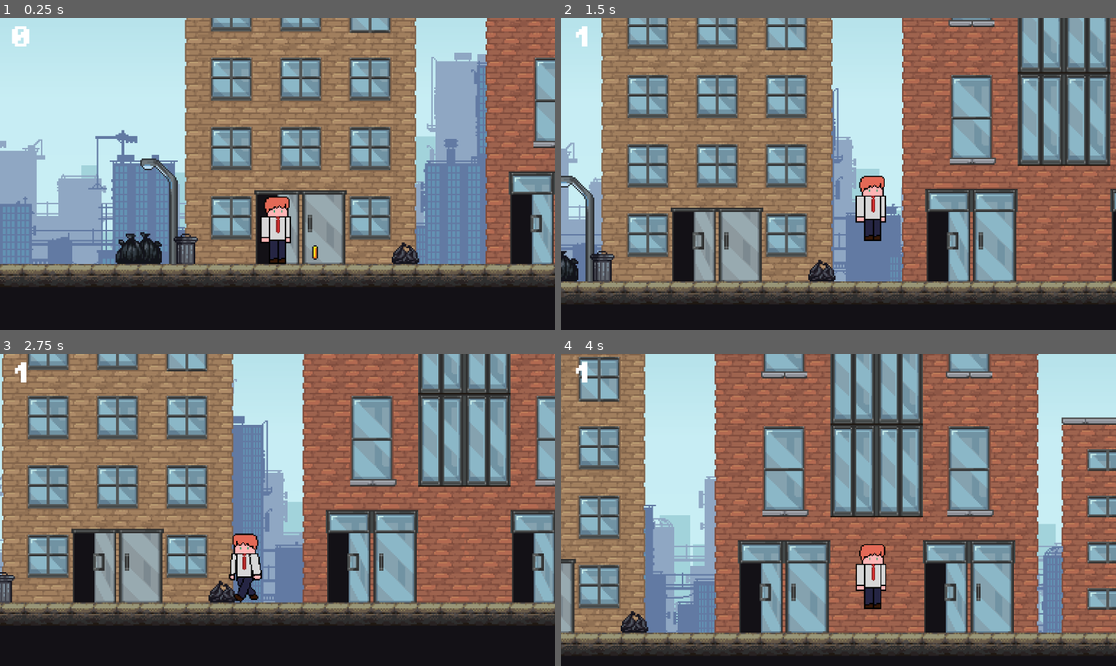
Above: before the commit, frames 1-4 (two rows, left to right).
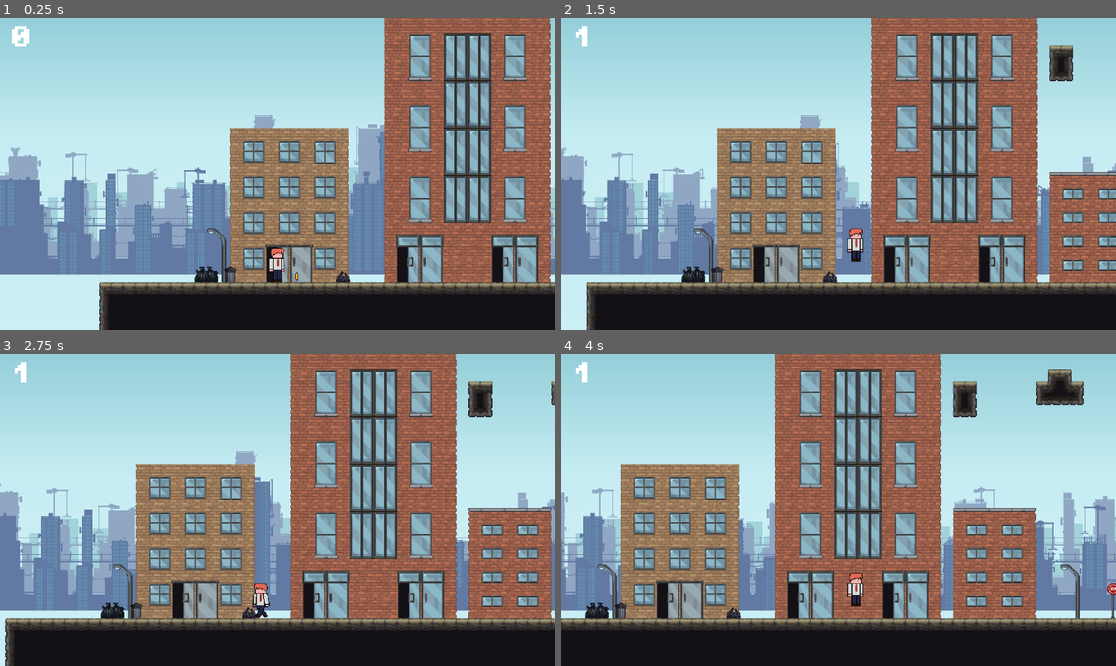
Above: after the commit, the same moments.

Repository: naziae23/brackeys-game-jam-2026
Game: Godot game, scene res://scenes/sample_level2.tscn
The game is run twice, just before and just after one commit, with the same random seed, the same clock (stepped at 60 frames per second) and the same inputs.
Inputs:
- Up to frame 1 (0.25 s): no input
- Up to frame 2 (1.5 s): hold D (move_right) from 0.53 s (still down); tap W (move_up) at 0.6, 0.77, 1.07 s; tap Space (dash) at 1.35 s
- Up to frame 3 (2.75 s): tap W (move_up) at 1.52, 1.55, 1.82, 2.3 s; release D (move_right) at 2.03 s; hold A (move_left) from 2.03 s (still down); hold Shift (glide) from 2.03 s (still down)
- Up to frame 4 (4 s): release A (move_left) at 2.78 s; release Shift (glide) at 2.78 s; hold D (move_right) from 2.78 s (still down); tap W (move_up) at 2.85, 3.02, 3.32, 3.77, 3.8 s; tap Space (dash) at 3.6 s

The runs differ from the first frame. In frame 1, 69% of the frame differs, in the area x 0-100%, y 0-100%; in frame 2, 73%; in frame 3, 74%; in frame 4, 79%, in the area x 0-100%, y 0-97%.

Commit message:
moving ground works for only one instance

Diff:
--- a/scenes/moving_ground.tscn
+++ b/scenes/moving_ground.tscn
@@ -1,11 +1,65 @@
 [gd_scene format=3 uid="uid://b4m7tocuxtswg"]
 
 [ext_resource type="Texture2D" uid="uid://d2bd0wk0alcwn" path="res://assets/GandalfHardcore City Tiles/GandalfHardcore city tiles 32x32.png" id="1_2m5ld"]
+[ext_resource type="Script" uid="uid://b45xbc4biy10d" path="res://scripts/moving_ground.gd" id="1_v6rgi"]
 
 [sub_resource type="RectangleShape2D" id="RectangleShape2D_2m5ld"]
 size = Vector2(50, 18)
 
+[sub_resource type="Animation" id="Animation_spk6w"]
+length = 0.001
+tracks/0/type = "value"
+tracks/0/imported = false
+tracks/0/enabled = true
+tracks/0/path = NodePath(".:position")
+tracks/0/interp = 1
+tracks/0/loop_wrap = true
+tracks/0/keys = {
+"times": PackedFloat32Array(0),
+"transitions": PackedFloat32Array(1),
+"update": 0,
+"values": [Vector2(873, 25)]
+}
+
+[sub_resource type="Animation" id="Animation_tngvs"]
+resource_name = "move_up"
+length = 2.0
+tracks/0/type = "value"
+tracks/0/imported = false
+tracks/0/enabled = true
+tracks/0/path = NodePath(".:position")
+tracks/0/interp = 1
+tracks/0/loop_wrap = true
+tracks/0/keys = {
+"times": PackedFloat32Array(0, 0.15, 0.3, 0.4, 2),
+"transitions": PackedFloat32Array(1, 1, 1, 1, 1),
+"update": 0,
+"values": [Vector2(0, 0), Vector2(4.54, 0), Vector2(-4.525, 0), Vector2(0, 0), Vector2(0, -67.24)]
+}
+
+[sub_resource type="AnimationLibrary" id="AnimationLibrary_v6rgi"]
+_data = {
+&"RESET": SubResource("Animation_spk6w"),
+&"move_up": SubResource("Animation_tngvs")
+}
+
+[sub_resource type="GDScript" id="GDScript_l6ayc"]
+script/source = "extends AnimationPlayer
+
+
+# Called when the node enters the scene tree for the first time.
+func _ready() -> void:
+	pass # Replace with function body.
+
+
+# Called every frame. 'delta' is the elapsed time since the previous frame.
+func _process(delta: float) -> void:
+	pass
+"
+
 [node name="Platform" type="AnimatableBody2D" unique_id=1990888444]
+position = Vector2(873, 25)
+script = ExtResource("1_v6rgi")
 
 [node name="Sprite2D" type="Sprite2D" parent="." unique_id=1334397145]
 texture = ExtResource("1_2m5ld")
@@ -14,3 +68,7 @@
 
 [node name="CollisionShape2D" type="CollisionShape2D" parent="." unique_id=989902503]
 shape = SubResource("RectangleShape2D_2m5ld")
+
+[node name="AnimationPlayer" type="AnimationPlayer" parent="." unique_id=1382791061]
+libraries/ = SubResource("AnimationLibrary_v6rgi")
+script = SubResource("GDScript_l6ayc")
--- a/scenes/platform.tscn
+++ b/scenes/platform.tscn
@@ -1,11 +1,13 @@
 [gd_scene format=3 uid="uid://bhla4iu14jv8y"]
 
 [ext_resource type="Texture2D" uid="uid://dxmt66vqgm3id" path="res://assets/Godot Tutorial/sprites/platforms.png" id="1_ba0x2"]
+[ext_resource type="Script" uid="uid://b45xbc4biy10d" path="res://scripts/moving_ground.gd" id="1_nlgqw"]
 
 [sub_resource type="RectangleShape2D" id="RectangleShape2D_nlgqw"]
 size = Vector2(30, 7)
 
 [node name="Platform" type="AnimatableBody2D" unique_id=482076114]
+script = ExtResource("1_nlgqw")
 
 [node name="Sprite2D" type="Sprite2D" parent="." unique_id=891429809]
 texture = ExtResource("1_ba0x2")
--- a/scenes/sample_level2.tscn
+++ b/scenes/sample_level2.tscn
@@ -1037,43 +1037,6 @@
 
 [sub_resource type="RectangleShape2D" id="RectangleShape2D_tngvs"]
 
-[sub_resource type="Animation" id="Animation_spk6w"]
-length = 0.001
-tracks/0/type = "value"
-tracks/0/imported = false
-tracks/0/enabled = true
-tracks/0/path = NodePath(".:position")
-tracks/0/interp = 1
-tracks/0/loop_wrap = true
-tracks/0/keys = {
-"times": PackedFloat32Array(0),
-"transitions": PackedFloat32Array(1),
-"update": 0,
-"values": [Vector2(873, 25)]
-}
-
-[sub_resource type="Animation" id="Animation_tngvs"]
-resource_name = "move_up"
-length = 2.0
-tracks/0/type = "value"
-tracks/0/imported = false
-tracks/0/enabled = true
-tracks/0/path = NodePath(".:position")
-tracks/0/interp = 1
-tracks/0/loop_wrap = true
-tracks/0/keys = {
-"times": PackedFloat32Array(0, 0.1, 0.2, 0.3, 2),
-"transitions": PackedFloat32Array(1, 1, 1, 1, 1),
-"update": 0,
-"values": [Vector2(873, 25), Vector2(868.34, 25.67), Vector2(877.945, 25), Vector2(873, 23.525), Vector2(873, -71.54)]
-}
-
-[sub_resource type="AnimationLibrary" id="AnimationLibrary_spk6w"]
-_data = {
-&"RESET": SubResource("Animation_spk6w"),
-&"move_up": SubResource("Animation_tngvs")
-}
-
 [node name="Game" type="Node2D" unique_id=1923879512]
 
 [node name="GameManager" type="Node" parent="." unique_id=110346765]
@@ -1090,7 +1053,7 @@
 layer_1/name = "Background1"
 layer_1/tile_data = PackedInt32Array(5, 131074, 1, -7, 262146, 0, 65529, 262146, 1, -6, 327682, 0, 65530, 327682, 1, -5 …(313 unchanged characters)…
 layer_2/name = "Mid"
-layer_2/tile_data = PackedInt32Array(196613, 262148, 1, 2621 …(14077 unchanged characters)… 1127, 65540, 1, 131128, 1376260, 2, 131129, 589828, 0, 131130, 589828, 0, 131131, 589828, 0, 131132, 589828, 0, 131133, 458756, 0, 131134 …(349 unchanged characters)…
+layer_2/tile_data = PackedInt32Array(196613, 262148, 1, 2621 …(14077 unchanged characters)… 1127, 65540, 1, 131128, 1376260, 2, 131132, 589828, 0, 131133, 458756, 0, 131134 …(349 unchanged characters)…
 
 [node name="Player" parent="." unique_id=854190572 instance=ExtResource("6_t68yb")]
 position = Vector2(0, -2.91)
@@ -1098,7 +1061,7 @@
 
 [node name="Camera2D" type="Camera2D" parent="Player" unique_id=1296301348]
 offset = Vector2(0, -40)
-zoom = Vector2(3, 3)
+zoom = Vector2(1.54, 1.54)
 limit_bottom = 120
 position_smoothing_enabled = true
 
@@ -1162,10 +1125,8 @@
 [node name="MovingGround" type="Node" parent="Platforms" unique_id=1894803948]
 
 [node name="Platform" parent="Platforms/MovingGround" unique_id=1990888444 instance=ExtResource("14_tngvs")]
-position = Vector2(873, 25)
-
-[node name="AnimationPlayer" type="AnimationPlayer" parent="Platforms/MovingGround/Platform" unique_id=17139812]
-libraries/ = SubResource("AnimationLibrary_spk6w")
+
+[node name="Platform2" parent="Platforms/MovingGround" unique_id=1745224635 instance=ExtResource("14_tngvs")]
 
 [node name="Windowsills" type="Node" parent="Platforms" unique_id=1703558388]
 
@@ -1178,3 +1139,5 @@
 [node name="Enemies" type="Node" parent="." unique_id=7928768]
 
 [node name="Labels" type="Node" parent="." unique_id=1375106149]
+
+[connection signal="body_entered" from="moving_ground_trigger" to="moving_ground_trigger" method="_on_body_entered"]
--- a/scripts/game_manager.gd
+++ b/scripts/game_manager.gd
@@ -13,3 +13,7 @@
 
 func lose_game():
 	get_tree().reload_current_scene()
+
+
+func _on_platform_on_enter() -> void:
+	pass # Replace with function body.
--- /dev/null
+++ b/scripts/moving_ground.gd
@@ -0,0 +1,6 @@
+extends AnimatableBody2D
+
+@onready var animationPlayer = $AnimationPlayer
+
+func _on_moving_ground_trigger_move() -> void:
+	animationPlayer.play("move_up")
--- a/scripts/moving_ground_trigger.gd
+++ b/scripts/moving_ground_trigger.gd
@@ -1,12 +1,16 @@
 extends Area2D
 
+signal move
 @onready var platforms = $"../Platforms/MovingGround/"
 
+func _ready():
+	# connect all nodes in a group to one function
+	for p in platforms.get_children():
+		# Assuming the signal is named "collected"
+		move.connect(p._on_moving_ground_trigger_move)
+
 func _on_body_entered(_body: Node2D) -> void:
-	print("entered")
-	# check if the entering body is in the "player" group
-	for p in platforms.get_children():
-		if _body.is_in_group("player"):
-			p.get_node("AnimationPlayer").play("move_up")
-			queue_free()
-	print("ground pieces are moving")
+	move.emit()
+	# disable collision monitoring immediately
+	set_deferred("monitoring", false)
+	set_deferred("monitorable", false)
Not shown, added: scripts/moving_ground.gd.uid
